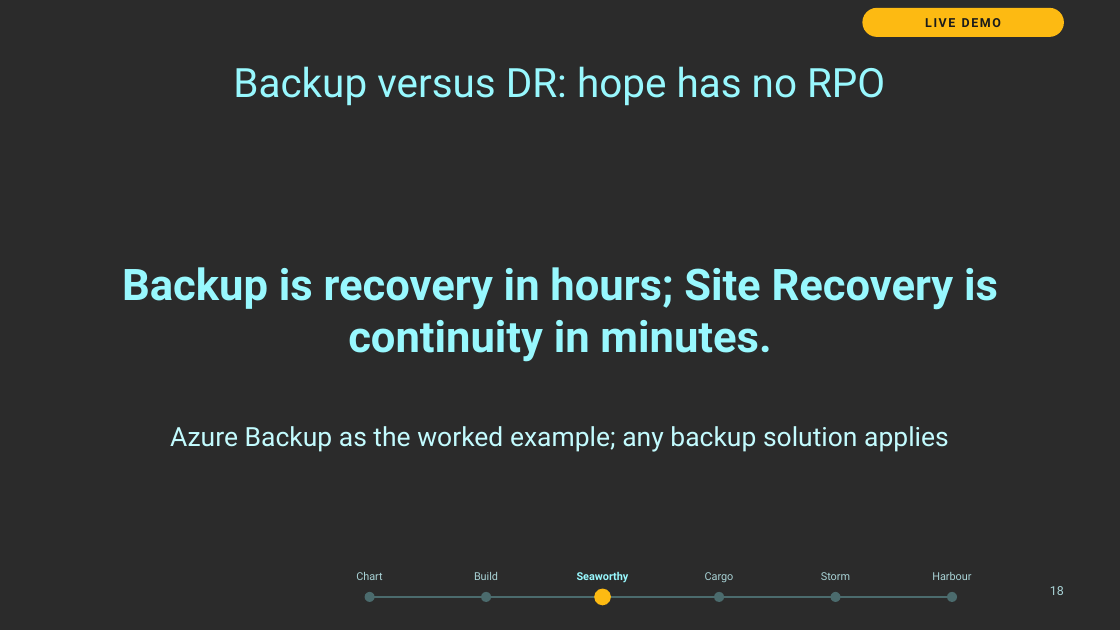
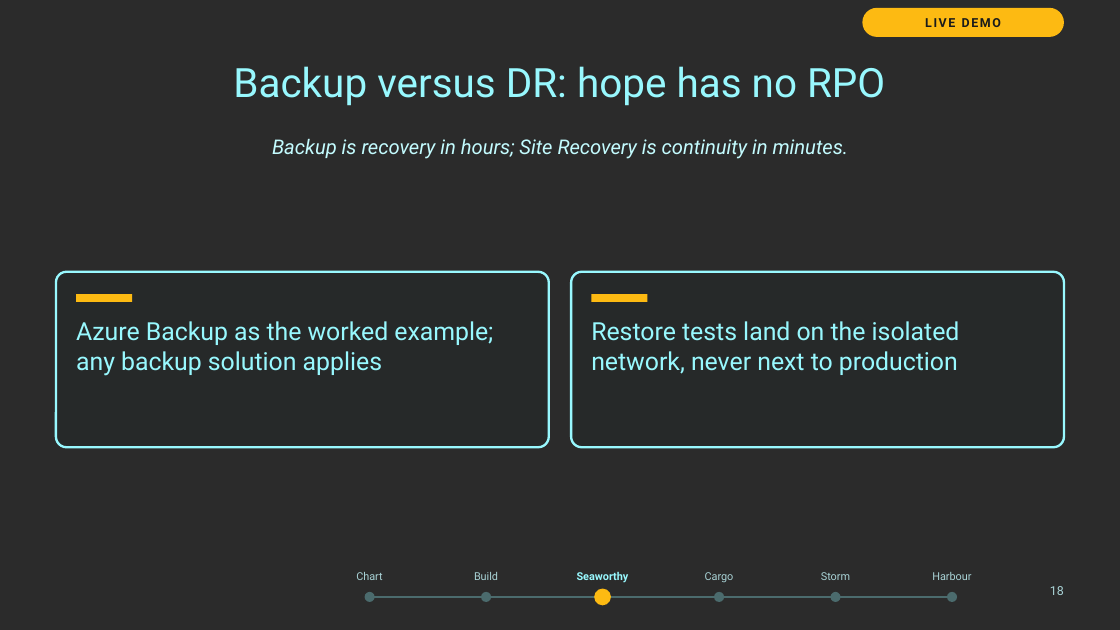
Before and after one commit to thisismydemo/nic2026_azl, a slide deck: slide 18 of presentation/Azure_Local_Discovery_to_Day2_NIC2026.pptx. Drawn at 1120x630 pixels with LibreOffice and Linux fonts; fonts in the diff are those of the drawing; background and template pictures are left out; a plain dark background stands for a picture behind light text. Boxes give left, top, right and bottom in pixels: in the first picture for what was removed or moved away, otherwise in the second. Text is boxed around its words. In the diff, an @@ line names an element or a change of style, - is before the commit and + after.

```diff
--- a/presentation/Azure_Local_Discovery_to_Day2_NIC2026.pptx
+++ b/presentation/Azure_Local_Discovery_to_Day2_NIC2026.pptx
@@ text "Backup is recovery in hours; ...": place and size @@
-text "Backup is recovery in hours; ..." at [122,267,998,362]
+text "Backup is recovery in hours; ..." at [272,139,849,159]
@@ text "Backup is recovery in hours; ..." at [272,139,849,159]: size 28 to 13 pt, text colour #98F8FE to #C3FBFE, bold off, italic on; vertical alignment middle to top @@
@@ rounded rectangle added at [56,272,549,448], fill #262929, outline #98F8FE 1.5 pt @@
@@ rectangle added at [76,295,132,302], fill #FDBA12 @@
@@ rounded rectangle added at [571,272,1064,448], fill #262929, outline #98F8FE 1.5 pt @@
@@ rectangle added at [591,295,647,302], fill #FDBA12 @@
@@ text "Azure Backup as the worked ...": place and size @@
-text "Azure Backup as the worked ..." at [170,426,949,452]
+text "Azure Backup as the worked ..." at [76,321,493,376]
@@ text "Azure Backup as the worked ..." at [76,321,493,376]: size 17 to 16 pt, text colour #C3FBFE to #98F8FE; alignment centre to left @@
@@ text added at [591,321,960,375], 16 pt, text #98F8FE @@
+Restore tests land on the isolated network, never next to production
```
Also in this commit, not shown: 18 other slides changed, 4 slides added, 23 other files.
